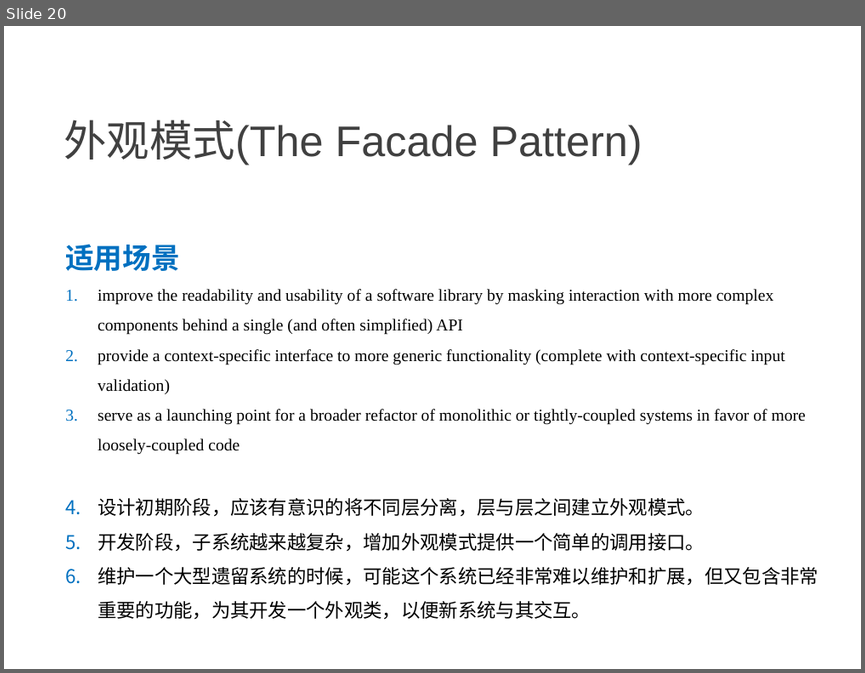
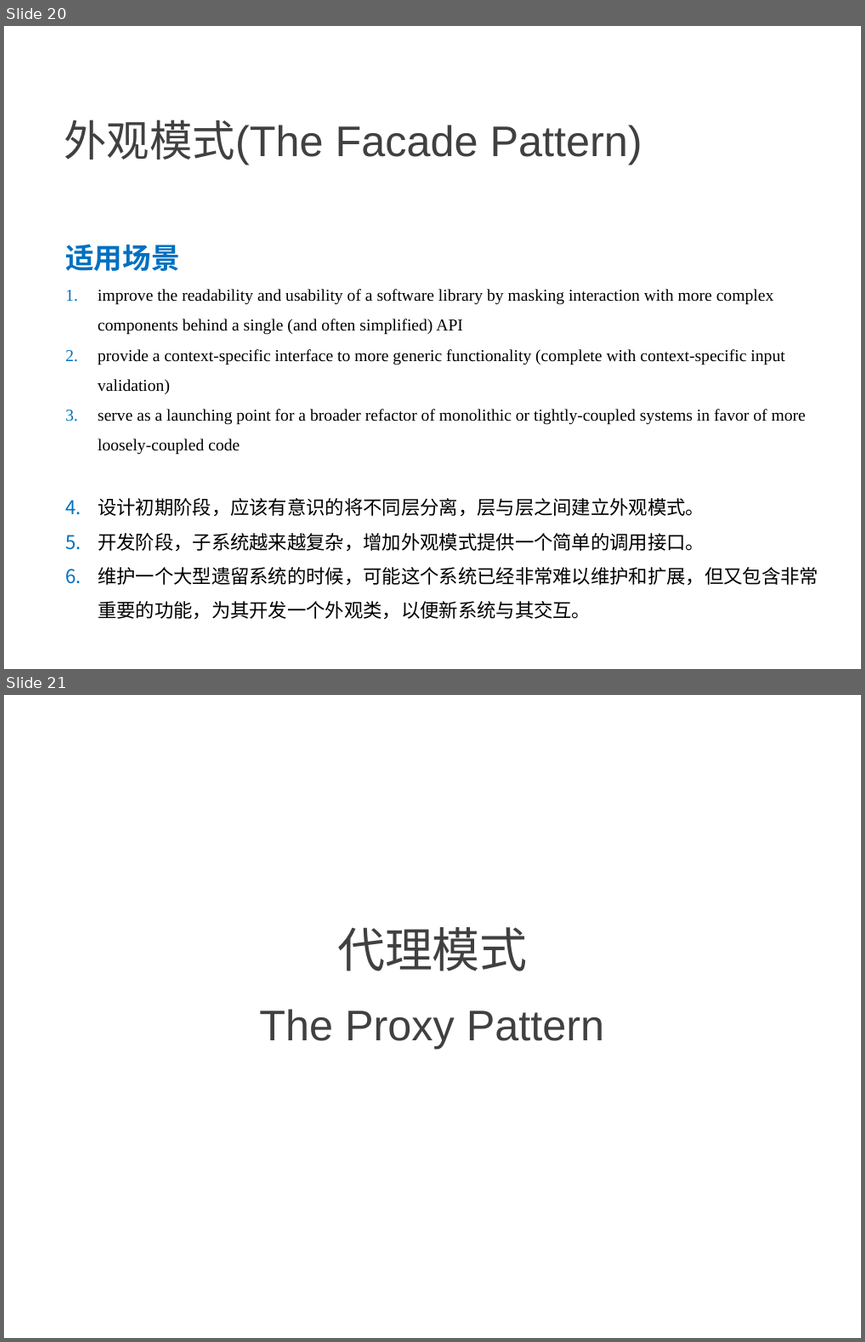
Before and after one commit to NewGr8Player/My-PPT, a slide deck: Design pattern/3.设计模式-结构型模式.pptx. Shown one above the other, each under a label of ours: slide 20 before the commit, slides 20 and 21 after it. The pictures are 865x673 and 865x1342 pixels, drawn with LibreOffice and Linux fonts; fonts in the diff are those of the drawing. Boxes give left, top, right and bottom in pixels: in the first picture for what was removed or moved away, otherwise in the second. Text is boxed around its words. In the diff, an @@ line names an element or a change of style, - is before the commit and + after.

Commit message:
Add     - 代理模式     - 桥接模式     - 享元模式

```diff
--- a/Design pattern/3.设计模式-结构型模式.pptx
+++ b/Design pattern/3.设计模式-结构型模式.pptx
@@ slide 21 added at (4, 695, 861, 1338), background #FFFFFF @@
@@ text added at (337, 927, 528, 971), 40 pt, text #404040 @@
+代理模式
@@ title added at (259, 1009, 604, 1049), 36 pt, text #404040 @@
+The Proxy Pattern
```
Also in this commit, not shown: 12 other slides added.
